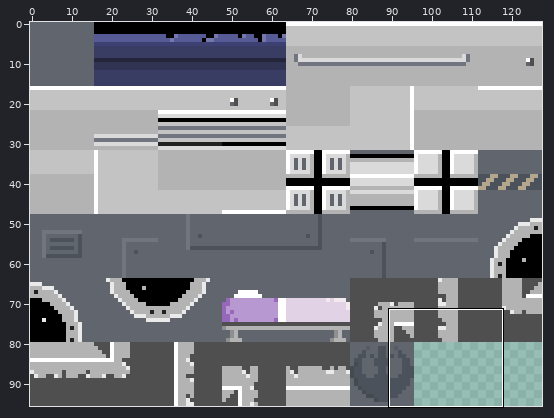
One commit to this sprite sheet: assets/spritesheets/interior-1x1-1.png. Above, an overview of the earlier version with the close-up marked.
Close-up. Before the edit:
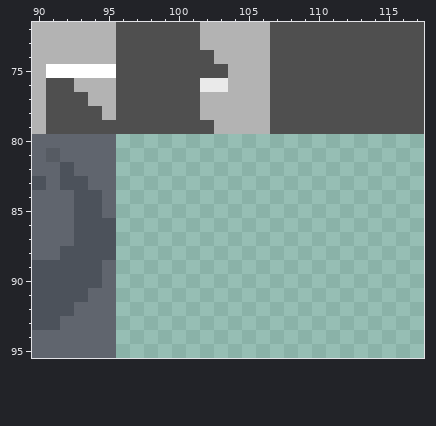
The file is 128x96 pixels. Colours within 5 levels of each other are drawn and written as one. Shown: x 90..117, y 72..95.
And afterwards:
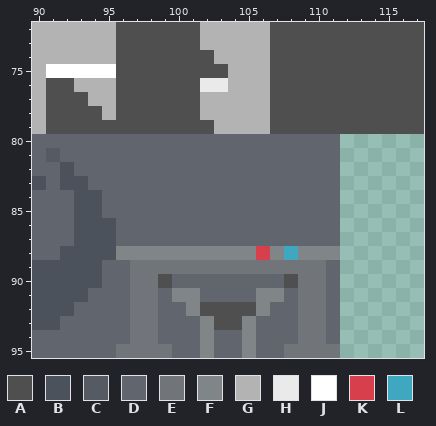
Palette (. is transparent): A #4f4f4f  B #4c525b  C #565b63  D #60656e  E #717579  F #808588  G #b3b3b3  H #eaeaea  J #ffffff  K #d83f4d  L #3fa8c0
Change:
y 80..87: x 96..111 ................ -> DDDDDDDDDDDDDDDD
y 88: x 96..111 ................ -> FFFFFFFFFFKFLFFF
y 89: x 96..111 ................ -> DEEEEEEEEEEEEEED
y 90: x 96..111 ................ -> DEEADDDDDDDDAEED
y 91: x 96..111 ................ -> DEEDFFDDDDFFDEED
y 92: x 96..111 ................ -> DEEDDFAAAAFDDEED
y 93: x 96..111 ................ -> DEEDDDFAAFDDDEED
y 94: x 96..111 ................ -> DEEDDDFDDFDDDEED
y 95: x 96..111 ................ -> EEEEDDFDDFDDEEEE
Boxes around the changes in both close-ups, in picture pixels (x1, y1, x2, y2):
added: (116, 134, 340, 358)
